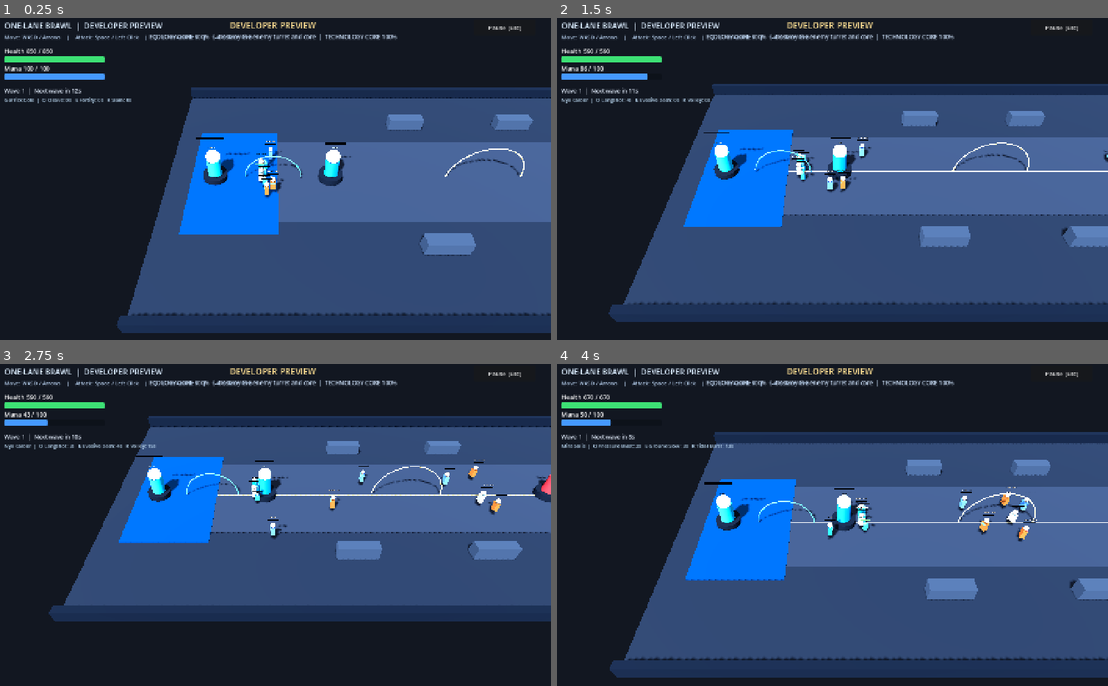
Above: before the commit, frames 1-4 (two rows, left to right).
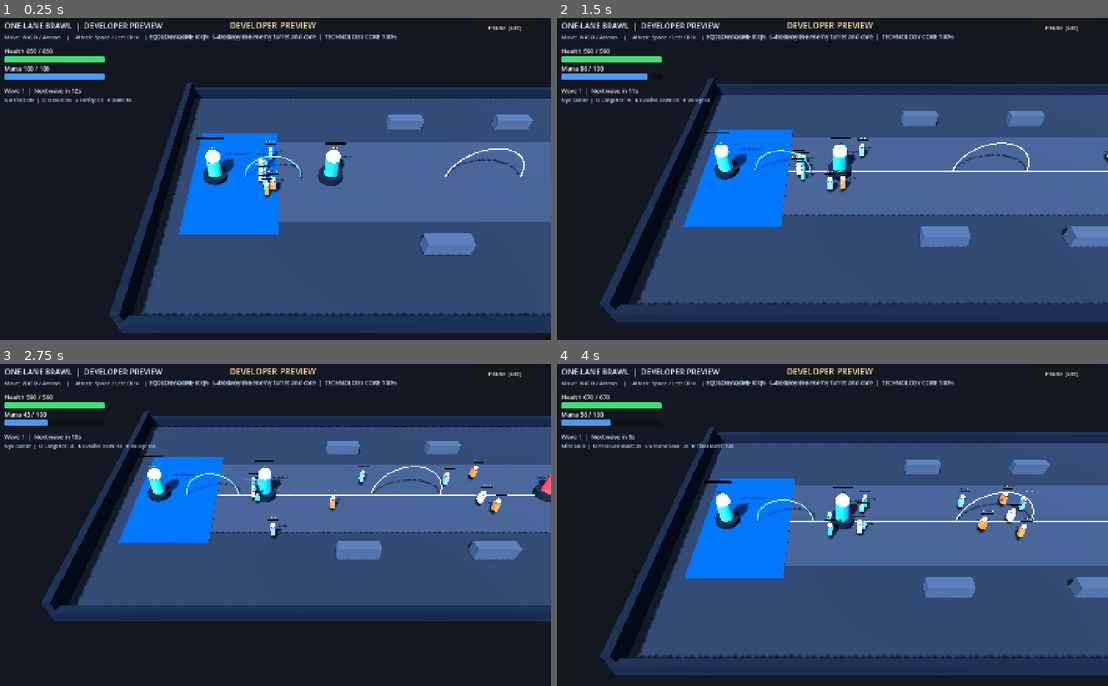
Above: after the commit, the same moments.

Repository: aymira-g/The-Gray-Synthesis
Game: Godot game, scene res://scenes/BrawlArena3D.tscn
Two runs of this game, one before a commit and one after it. Both use one fixed random seed, a clock stepped at 60 frames per second and the inputs below. This scene is started directly instead of the project's main scene.
Inputs (mouse positions are in pixels of both pictures, inside the frame that each line leads up to):
- Up to frame 1 (0.25 s): no input
- Up to frame 2 (1.5 s): tap Enter at 0.5 s; move the mouse to (953, 169) at 0.52 s; hold Right (ui_right) 0.53-1.28 s; tap 2 at 0.6 s; click (953, 169) at 0.67 s; tap Space at 0.77 s; tap Q at 0.8, 1.35 s; move the mouse to (716, 204) at 1.27 s; hold Down (ui_down) from 1.28 s (still down)
- Up to frame 3 (2.75 s): tap Space at 1.52 s; tap E at 1.55 s; move the mouse to (330, 454) at 2.02 s; release Down (ui_down) at 2.03 s; hold Right (ui_right) from 2.03 s (still down); hold E from 2.03 s (still down); tap R at 2.3 s
- Up to frame 4 (4 s): move the mouse to (804, 602) at 2.77 s; release Right (ui_right) at 2.78 s; release E at 2.78 s; hold Up (ui_up) 2.78-3.53 s; tap R at 2.85 s; click (804, 602) at 2.92 s; tap Space at 3.02, 3.77 s; tap 1 at 3.05, 3.6 s; move the mouse to (997, 582) at 3.52 s; hold Left (ui_left) from 3.53 s (still down); tap 3 at 3.8 s

The runs differ from the first frame. In frame 1, 2.5% of the frame differs, in the area x 19-48%, y 20-96%; in frame 2, 2.4%; in frame 3, 2.0%; in frame 4, 6.7%, in the area x 7-100%, y 19-98%.

Commit message:
Fix brawl finale playability issues
Co-authored-by: Copilot <223556219+Copilot@users.noreply.github.com>

Diff:
--- a/scripts/BrawlArena3D.gd
+++ b/scripts/BrawlArena3D.gd
@@ -6,6 +6,7 @@
 const BrawlMinionScript = preload("res://scripts/BrawlMinion3D.gd")
 const BrawlTurretScript = preload("res://scripts/BrawlTurret3D.gd")
 const BrawlCoreScript = preload("res://scripts/BrawlCore3D.gd")
+const C = preload("res://scripts/GameConstants.gd")
 const MINION_WAVE_INTERVAL := 12.0
 const MINIONS_PER_WAVE := 3
 const BRAWL_DURATION := 600.0
@@ -118,6 +119,8 @@
 	_add_box(world_root, "RedBasePad", Vector3(26.0, 0.08, 0.0), Vector3(9.0, 0.12, 15.0), Color(0.47, 0.18, 0.20), true)
 	_add_collision_box(world_root, "NorthBoundary", Vector3(0.0, 0.65, -16.0), Vector3(66.0, 1.3, 0.7), Color(0.16, 0.19, 0.23))
 	_add_collision_box(world_root, "SouthBoundary", Vector3(0.0, 0.65, 16.0), Vector3(66.0, 1.3, 0.7), Color(0.16, 0.19, 0.23))
+	_add_collision_box(world_root, "WestBoundary", Vector3(-33.0, 1.1, 0.0), Vector3(0.7, 2.2, 32.0), Color(0.16, 0.19, 0.23))
+	_add_collision_box(world_root, "EastBoundary", Vector3(33.0, 1.1, 0.0), Vector3(0.7, 2.2, 32.0), Color(0.16, 0.19, 0.23))
 
 	_add_collision_box(world_root, "NorthCoverWest", Vector3(-6.0, 0.7, -9.0), Vector3(4.0, 1.4, 1.2), Color(0.31, 0.35, 0.39))
 	_add_collision_box(world_root, "NorthCoverEast", Vector3(7.0, 0.7, -9.0), Vector3(4.0, 1.4, 1.2), Color(0.31, 0.35, 0.39))
@@ -143,6 +146,8 @@
 	player.set("team_id", _player_team)
 	player.set("hero_id", _hero_id_for_resident(_player_resident) if _is_match_finale else "garrick_cole")
 	player.set("combatant_name", String(_player_resident.get("resident_name")) if _is_match_finale else "")
+	player.set("drafted_hero_name", _drafted_hero_name_for_resident(_player_resident) if _is_match_finale else "")
+	player.set("allow_hero_selection", not _is_match_finale)
 	player.set("damage_multiplier", _damage_multiplier_for_team(_player_team))
 	player.position = Vector3(-22.0 if _player_team == "blue" else 22.0, 0.0, 2.0)
 	add_child(player)
@@ -192,7 +197,9 @@
 			bot.set("team_id", team)
 			bot.set("hero_id", _hero_id_for_resident(resident))
 			bot.set("combatant_name", String(resident.get("resident_name")))
+			bot.set("drafted_hero_name", _drafted_hero_name_for_resident(resident))
 			bot.set("is_bot", true)
+			bot.set("allow_hero_selection", false)
 			bot.set("lane_direction", 1.0 if team == "blue" else -1.0)
 			bot.set("damage_multiplier", _damage_multiplier_for_team(team))
 			var lane_offset := float(slot % 5 - 2) * 1.6
@@ -216,6 +223,15 @@
 		_:
 			return "garrick_cole"
 
+func _drafted_hero_name_for_resident(resident: Node) -> String:
+	if resident == null:
+		return ""
+	var resident_hero_id := String(resident.get("hero_id"))
+	for profile in C.HERO_ROSTER:
+		if String(profile.get("hero_id", "")) == resident_hero_id:
+			return String(profile.get("name", ""))
+	return ""
+
 func _team_for_faction(faction: String) -> String:
 	return "blue" if faction == "ecology" else "red"
 
@@ -226,6 +242,10 @@
 	if not _is_match_finale or _match_manager == null:
 		return 1.0
 	return float(_match_manager.get_archive_objective_speed_mult(_faction_for_team(team)))
+
+func is_team_turret_destroyed(team: String) -> bool:
+	var turret := get_node_or_null("Arena/%sTurret" % team.capitalize())
+	return turret != null and float(turret.get("current_health")) <= 0.0
 
 func _setup_camera() -> void:
 	camera = Camera3D.new()
@@ -362,7 +382,8 @@
 
 	return_to_modes_button = Button.new()
 	return_to_modes_button.name = "ReturnToModeSelectButton"
-	return_to_modes_button.text = "Return to Mode Select"
+	return_to_modes_button.text = "Return to Developer Preview"
+	return_to_modes_button.visible = not _is_match_finale
 	return_to_modes_button.pressed.connect(_return_to_mode_select)
 	pause_content.add_child(return_to_modes_button)
 
@@ -372,6 +393,9 @@
 	get_tree().paused = _paused
 
 func _return_to_mode_select() -> void:
+	if _is_match_finale:
+		push_warning("Cannot leave an active Town Match from the brawl pause menu.")
+		return
 	get_tree().paused = false
 	var error := get_tree().change_scene_to_file(MODE_SELECT_PATH)
 	if error != OK:
@@ -623,6 +647,17 @@
 			var prep_value := float(_match_manager.generator_eco_stabilized if team == "blue" else _match_manager.generator_tech_primed)
 			landmark.set("max_health", 1800.0 + prep_value * 2.0 + _match_manager.common_works * 0.25)
 	parent.add_child(landmark)
+	var structure_collision := StaticBody3D.new()
+	structure_collision.name = "StructureCollision"
+	landmark.add_child(structure_collision)
+	var collision := CollisionShape3D.new()
+	collision.name = "CollisionShape3D"
+	var collision_shape := CylinderShape3D.new()
+	collision_shape.radius = 1.0
+	collision_shape.height = 3.2
+	collision.shape = collision_shape
+	collision.position.y = 1.6
+	structure_collision.add_child(collision)
 	_add_cylinder(landmark, "Base", Vector3(0.0, 0.35, 0.0), 1.25, 0.7, Color(0.20, 0.23, 0.27))
 	_add_cylinder(landmark, "Structure", Vector3(0.0, 1.5, 0.0), 0.72, 2.3, tint)
 	_add_sphere(landmark, "Core", Vector3(0.0, 2.9, 0.0), 0.72, tint.lightened(0.25), true)
--- a/scripts/BrawlCore3D.gd
+++ b/scripts/BrawlCore3D.gd
@@ -18,8 +18,10 @@
 func take_damage(amount: float, source: Node = null) -> void:
 	if _destroyed or amount <= 0.0:
 		return
+	var arena := get_tree().get_first_node_in_group("brawl_arena")
+	if arena == null or not arena.is_team_turret_destroyed(team_id):
+		return
 	var applied_damage := amount
-	var arena := get_tree().get_first_node_in_group("brawl_arena")
 	if arena == null or not arena.has_attacking_minion_support(self, source, minion_support_radius):
 		applied_damage *= unsupported_damage_multiplier
 	current_health = maxf(0.0, current_health - applied_damage)
@@ -32,6 +34,9 @@
 		_destroyed = true
 		remove_from_group("brawl_units")
 		visible = false
+		var collision := get_node_or_null("StructureCollision/CollisionShape3D") as CollisionShape3D
+		if collision != null:
+			collision.set_deferred("disabled", true)
 		if arena != null and arena.has_method("notify_core_destroyed"):
 			arena.notify_core_destroyed(self, source)
 
--- a/scripts/BrawlHero3D.gd
+++ b/scripts/BrawlHero3D.gd
@@ -12,8 +12,10 @@
 @export var hero_id: String = "garrick_cole"
 @export var is_bot: bool = false
 @export var retreat_health_fraction: float = 0.30
+@export var allow_hero_selection: bool = true
 
 var hero_name: String = ""
+var drafted_hero_name: String = ""
 var combatant_name: String = ""
 var role_name: String = ""
 var move_speed: float = 6.0
@@ -33,7 +35,7 @@
 
 func _apply_hero_kit(selected_hero_id: String) -> void:
 	var kit: Dictionary = HERO_KITS.get(selected_hero_id, HERO_KITS["garrick_cole"])
-	hero_name = String(kit["name"])
+	hero_name = drafted_hero_name if not drafted_hero_name.is_empty() else String(kit["name"])
 	role_name = String(kit["role"])
 	_base_color = kit["color"]
 	max_health = float(kit["max_health"])
@@ -46,7 +48,7 @@
 	mana_regen_per_second = 5.5
 
 func select_hero(selected_hero_id: String) -> bool:
-	if not HERO_KITS.has(selected_hero_id):
+	if _defeated or not allow_hero_selection or not HERO_KITS.has(selected_hero_id):
 		return false
 	var health_fraction := current_health / maxf(max_health, 1.0)
 	var mana_fraction := current_mana / maxf(max_mana, 1.0)
@@ -93,7 +95,7 @@
 
 func use_ability(ability: String) -> bool:
 	var key := ability.to_upper()
-	if not HERO_KITS.has(hero_id) or not _ability_cooldowns.has(key) or float(_ability_cooldowns[key]) > 0.0:
+	if _defeated or not HERO_KITS.has(hero_id) or not _ability_cooldowns.has(key) or float(_ability_cooldowns[key]) > 0.0:
 		return false
 	var mana_cost := 18.0 if key != "R" else 32.0
 	if current_mana < mana_cost:
@@ -334,7 +336,10 @@
 	_add_box_visual("TeamStripe", Vector3(0.0, 1.30, 0.23), Vector3(0.54, 0.12, 0.05), team_color, true)
 	var nameplate := Label3D.new()
 	nameplate.name = "HeroNameplate"
-	nameplate.text = "%s  |  %s" % [combatant_name if not combatant_name.is_empty() else hero_name, role_name]
+	if not combatant_name.is_empty() and not drafted_hero_name.is_empty():
+		nameplate.text = "%s  |  %s (%s)" % [combatant_name, drafted_hero_name, role_name]
+	else:
+		nameplate.text = "%s  |  %s" % [combatant_name if not combatant_name.is_empty() else hero_name, role_name]
 	nameplate.position.y = 2.75
 	nameplate.font_size = 20
 	nameplate.outline_size = 4
--- a/scripts/BrawlMinion3D.gd
+++ b/scripts/BrawlMinion3D.gd
@@ -24,10 +24,6 @@
 	if _defeated:
 		return
 	if stunned_remaining > 0.0:
-		velocity = Vector3.ZERO
-		move_and_slide()
-		return
-	if (lane_direction > 0.0 and global_position.x >= 25.0) or (lane_direction < 0.0 and global_position.x <= -25.0):
 		velocity = Vector3.ZERO
 		move_and_slide()
 		return
--- a/scripts/BrawlPlayer3D.gd
+++ b/scripts/BrawlPlayer3D.gd
@@ -14,6 +14,9 @@
 	move_from_input(move_input)
 
 func move_from_input(input_direction: Vector2) -> void:
+	if _defeated:
+		velocity = Vector3.ZERO
+		return
 	var direction := Vector3(input_direction.x, 0.0, input_direction.y)
 	if direction.length_squared() > 1.0:
 		direction = direction.normalized()
@@ -29,6 +32,8 @@
 		mesh_root.rotation.y = atan2(-direction.x, -direction.z)
 
 func _unhandled_input(event: InputEvent) -> void:
+	if _defeated:
+		return
 	if event is InputEventKey and event.pressed and not event.echo and event.keycode == KEY_SPACE:
 		attack_nearest_enemy()
 	elif event is InputEventKey and event.pressed and not event.echo and event.keycode == KEY_Q:
@@ -37,7 +42,7 @@
 		use_ability("E")
 	elif event is InputEventKey and event.pressed and not event.echo and event.keycode == KEY_R:
 		use_ability("R")
-	elif event is InputEventKey and event.pressed and not event.echo:
+	elif allow_hero_selection and event is InputEventKey and event.pressed and not event.echo:
 		match event.keycode:
 			KEY_1:
 				select_hero("garrick_cole")
--- a/scripts/BrawlTurret3D.gd
+++ b/scripts/BrawlTurret3D.gd
@@ -85,7 +85,7 @@
 		visible = false
 		set_process(false)
 		remove_from_group("brawl_units")
-		var collision := get_node_or_null("CollisionShape3D")
+		var collision := get_node_or_null("StructureCollision/CollisionShape3D") as CollisionShape3D
 		if collision != null:
 			collision.set_deferred("disabled", true)
 		if arena != null and arena.has_method("notify_turret_destroyed"):
--- a/test_brawl_finale_stage4.gd
+++ b/test_brawl_finale_stage4.gd
@@ -30,11 +30,18 @@
 	var expected_player_team := "blue" if player_faction == "ecology" else "red"
 	_check(String(timeout_player.get("team_id")) == expected_player_team, "Player hero joins its actual faction")
 	_check(String(timeout_player.get("hero_id")) == String(timeout_arena.call("_hero_id_for_resident", timeout_match.player_node)), "Player keeps the resident's mapped combat kit")
+	_check(_drafted_identities_match(timeout_match, timeout_arena), "All ten drafted hero identities remain visible in their brawl teams")
 	_check(float(timeout_arena.blue_core.get("max_health")) > 1800.0, "Faction preparation improves its core health")
+	var world_root: Node = timeout_arena.get_node("Arena")
+	var west_wall := world_root.get_node_or_null("WestBoundaryCollision")
+	var east_wall := world_root.get_node_or_null("EastBoundaryCollision")
+	_check(west_wall is StaticBody3D and east_wall is StaticBody3D and west_wall.get_child(0) is CollisionShape3D and east_wall.get_child(0) is CollisionShape3D, "Arena has collidable east and west end walls")
 
 	var blue_hero := _first_team_hero(timeout_arena, "blue")
 	var red_hero := _first_team_hero(timeout_arena, "red")
 	var red_turret: Node3D = timeout_arena.get_node("Arena/RedTurret")
+	var blue_turret: Node3D = timeout_arena.get_node("Arena/BlueTurret")
+	_check(red_turret.get_node_or_null("StructureCollision/CollisionShape3D") != null and timeout_arena.blue_core.get_node_or_null("StructureCollision/CollisionShape3D") != null, "Turrets and cores have functional structure collision shapes")
 	blue_hero.global_position = red_turret.global_position + Vector3(-2.0, 0.0, 0.0)
 	blue_hero.set("attack_cooldown_remaining", 0.0)
 	_check(bool(blue_hero.call("can_attack_target", red_turret)), "Heroes can basic-attack enemy turrets")
@@ -55,14 +62,46 @@
 	var blue_core: Node3D = timeout_arena.blue_core
 	var health_before := float(blue_core.get("current_health"))
 	blue_core.call("take_damage", 100.0, red_hero)
+	_check(is_equal_approx(health_before, float(blue_core.get("current_health"))), "Core is invulnerable while its defending turret stands")
+	support_minion.set("team_id", "red")
+	support_minion.position = blue_turret.position + Vector3(3.0, 0.0, 0.0)
+	blue_turret.call("take_damage", 10000.0, red_hero)
+	_check(timeout_arena.call("is_team_turret_destroyed", "blue"), "Destroying a turret unlocks its team's core")
+	for unit in timeout_arena.get_tree().get_nodes_in_group("brawl_units"):
+		if String(unit.get("unit_type")) == "hero" and String(unit.get("team_id")) == "blue":
+			unit.global_position = Vector3(0.0, 0.0, 12.0)
+		elif String(unit.get("unit_type")) == "minion" and String(unit.get("team_id")) == "blue":
+			unit.global_position = Vector3(0.0, 0.0, 12.0)
+	support_minion.position = blue_core.position + Vector3(1.5, 0.0, 0.0)
+	support_minion.set("lane_direction", -1.0)
+	health_before = float(blue_core.get("current_health"))
+	support_minion.set("attack_cooldown_remaining", 0.0)
+	support_minion.call("_physics_process", 0.016)
+	_check(float(blue_core.get("current_health")) < health_before, "Minions advance past the old lane stop and attack an unlocked core")
+	support_minion.position = blue_core.position + Vector3(12.0, 0.0, 0.0)
+	health_before = float(blue_core.get("current_health"))
+	blue_core.call("take_damage", 100.0, red_hero)
 	var unsupported_damage := health_before - float(blue_core.get("current_health"))
 	_check(is_equal_approx(unsupported_damage, 35.0), "Enemy core reduces damage by 65% without a siege minion")
 
-	support_minion.set("team_id", "red")
 	support_minion.position = blue_core.position + Vector3(3.0, 0.0, 0.0)
 	health_before = float(blue_core.get("current_health"))
 	blue_core.call("take_damage", 100.0, red_hero)
 	_check(is_equal_approx(health_before - float(blue_core.get("current_health")), 100.0), "Attacking minion support removes the core damage reduction")
+	timeout_arena.call("_toggle_pause")
+	_check(bool(timeout_arena.get("_paused")) and paused, "Finale pause freezes the active brawl")
+	_check(not timeout_arena.return_to_modes_button.visible, "Integrated finale cannot abandon the Town Match from pause")
+	timeout_arena.call("_return_to_mode_select")
+	_check(timeout_match.game_manager.current_phase == timeout_match.game_manager.Phase.FINALE, "Pause menu cannot discard the active Town Match")
+	timeout_arena.call("_toggle_pause")
+	_check(not paused, "Finale can resume normally from pause")
+	var locked_hero_id := String(timeout_player.get("hero_id"))
+	_check(not bool(timeout_player.call("select_hero", "nyx_calder")), "Direct hero selection is disabled during the actual finale")
+	var swap_event := InputEventKey.new()
+	swap_event.pressed = true
+	swap_event.keycode = KEY_2
+	timeout_player.call("_unhandled_input", swap_event)
+	_check(String(timeout_player.get("hero_id")) == locked_hero_id, "Developer hero-swap hotkeys are ignored during the actual finale")
 
 	var red_core: Node3D = timeout_arena.red_core
 	blue_core.set("current_health", float(blue_core.get("max_health")) * 0.6)
@@ -78,6 +117,7 @@
 	var sudden_death_arena: Node3D = sudden_death_match.brawl_arena
 	var blue_sudden_core: Node3D = sudden_death_arena.blue_core
 	var red_sudden_core: Node3D = sudden_death_arena.red_core
+	sudden_death_arena.get_node("Arena/BlueTurret").set("current_health", 0.0)
 	blue_sudden_core.set("current_health", float(blue_sudden_core.get("max_health")) * 0.5)
 	red_sudden_core.set("current_health", float(red_sudden_core.get("max_health")) * 0.5)
 	sudden_death_arena.call("_resolve_timeout")
@@ -99,14 +139,26 @@
 	siege_minion.set("team_id", "blue")
 	siege_minion.position = destruction_red_core.position + Vector3(-3.0, 0.0, 0.0)
 	destruction_arena.add_child(siege_minion)
+	destruction_arena.get_node("Arena/RedTurret").set("current_health", 0.0)
 	destruction_red_core.call("take_damage", 10000.0, blue_attacker)
 	_check(destruction_manager.current_phase == destruction_manager.Phase.MATCH_OVER, "Destroying the opposing core ends the match")
 	_check(destruction_manager.brawl_winner_faction == "ecology" and destruction_manager.brawl_end_reason == "core_destroyed", "Core destruction reports the correct winner and result")
 	_check(String(destruction_manager.match_ending_title).contains("ENEMY CORE DESTROYED"), "Town result screen explains the core-destruction victory")
 
+	var defeated_match := _make_match(["Ecology", "Ecology", "Technology", "Technology"])
+	await process_frame
+	var defeated_player: Node = defeated_match.brawl_arena.player
+	defeated_player.call("take_damage", float(defeated_player.get("max_health")) * 2.0)
+	var mana_before := float(defeated_player.get("current_mana"))
+	_check(not bool(defeated_player.call("use_ability", "Q")) and is_equal_approx(float(defeated_player.get("current_mana")), mana_before), "Defeated heroes cannot cast abilities")
+	var defeated_hero_id := String(defeated_player.get("hero_id"))
+	defeated_player.call("_unhandled_input", swap_event)
+	_check(String(defeated_player.get("hero_id")) == defeated_hero_id, "Defeated heroes cannot swap combat kits")
+
 	timeout_match.queue_free()
 	sudden_death_match.queue_free()
 	destruction_match.queue_free()
+	defeated_match.queue_free()
 	print("==================================================================")
 	print("RESULTS: %d PASSED, %d FAILED" % [passed, failed])
 	print("==================================================================")
@@ -119,7 +171,9 @@
 	var manager: Node = main.game_manager
 	manager.court_preview_votes.clear()
 	var vote_index := 0
-	for resident in main.residents:
+	for resident_index in range(main.residents.size()):
+		var resident: Node = main.residents[resident_index]
+		resident.set("hero_id", String(C.HERO_ROSTER[resident_index].get("hero_id")))
 		if String(resident.get("secret_role")) != "civilian":
 			continue
 		manager.court_preview_votes.append({
@@ -135,6 +189,25 @@
 	manager.set_phase(manager.Phase.FINALE)
 	return main
 
+func _drafted_identities_match(main: Node3D, arena: Node3D) -> bool:
+	var matched := 0
+	for unit in arena.get_tree().get_nodes_in_group("brawl_units"):
+		if not arena.is_ancestor_of(unit) or String(unit.get("unit_type")) != "hero":
+			continue
+		for resident in main.residents:
+			if String(resident.get("resident_name")) != String(unit.get("combatant_name")):
+				continue
+			var expected_name := ""
+			for profile in C.HERO_ROSTER:
+				if String(profile.get("hero_id")) == String(resident.get("hero_id")):
+					expected_name = String(profile.get("name"))
+					break
+			if expected_name.is_empty() or String(unit.get("drafted_hero_name")) != expected_name or String(unit.get("hero_name")) != expected_name:
+				return false
+			matched += 1
+			break
+	return matched == main.residents.size()
+
 func _team_hero_count(arena: Node3D, team: String) -> int:
 	var count := 0
 	for unit in arena.get_tree().get_nodes_in_group("brawl_units"):
